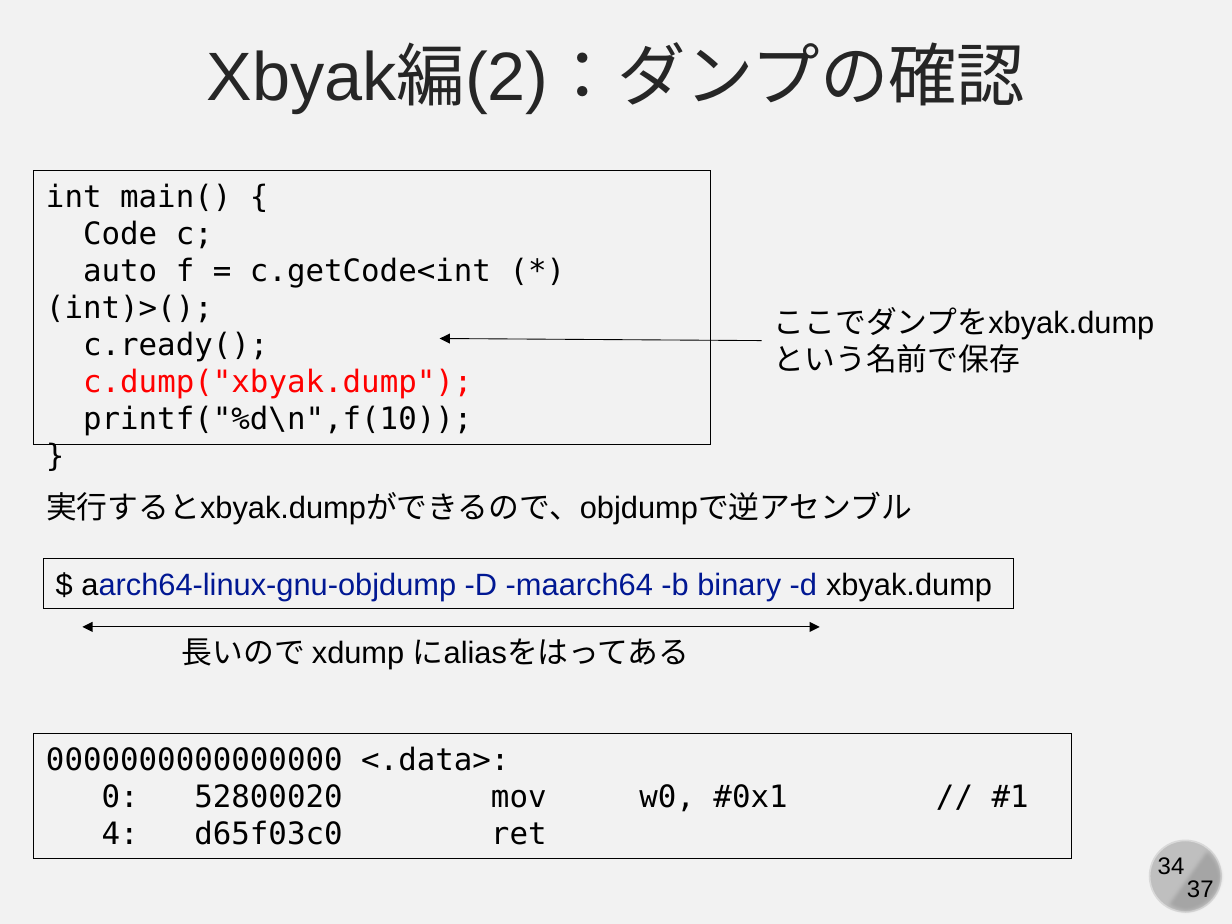
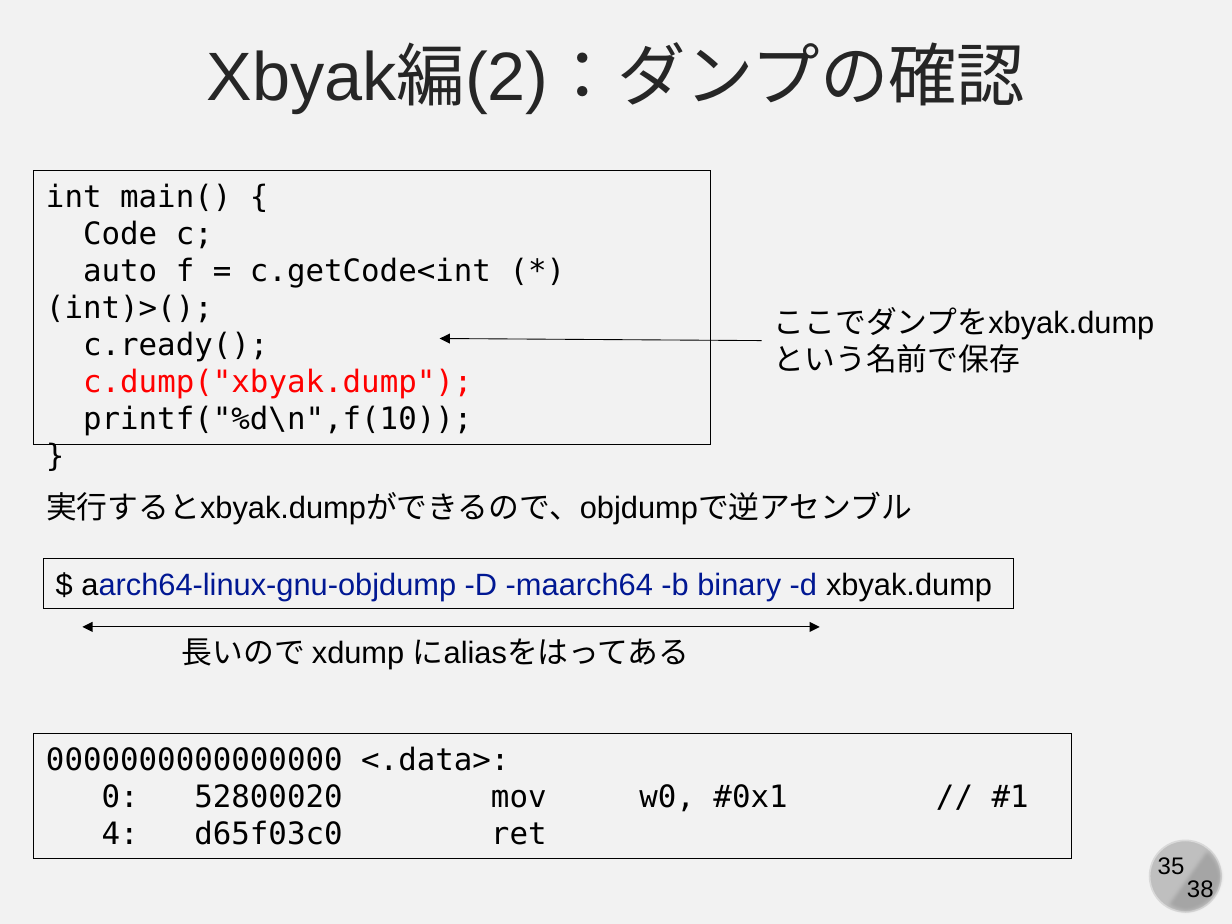
Before and after one commit to kaityo256/xbyak_aarch64_handson, a slide deck: slide 35 of slide/xbyak_aarch64.pptx (slide 34 before the commit). Drawn at 1232x924 pixels with LibreOffice and Linux fonts; fonts in the diff are those of the drawing. Boxes give left, top, right and bottom in pixels: in the first picture for what was removed or moved away, otherwise in the second. Text is boxed around its words. In the diff, an @@ line names an element or a change of style, - is before the commit and + after.

```diff
--- a/slide/xbyak_aarch64.pptx
+++ b/slide/xbyak_aarch64.pptx
@@ page number at [1158, 857, 1185, 875]: text changed @@
-34
+35
@@ text at [1187, 880, 1214, 903]: text changed @@
-37
+38
```
Also in this commit, not shown: 36 other slides changed, 1 slide added, 1 other file.
